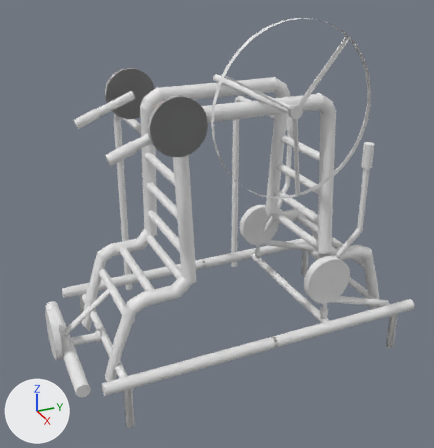
A saved change to the Blender file Assets/Props/multi-estação.blend.
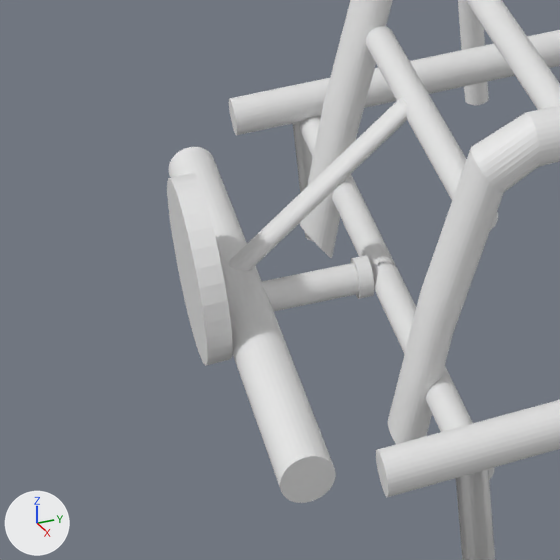
Each version appears first whole from a 50 mm camera at (8.52, -1.57, 7.56) aimed at (1.64, 1.53, 4.11), and next in a close-up on the part from 0% to 35% of the width and 58% to 92% of the height. The lights are fixed; the arrows at lower left show +X, +Y and +Z. The older version's two pictures come first. Objects named as collision shapes, trigger or cutter boxes, shadow casters or lower levels of detail are left out.

The first close-up shows 'Multi-Estação_LOD0'.
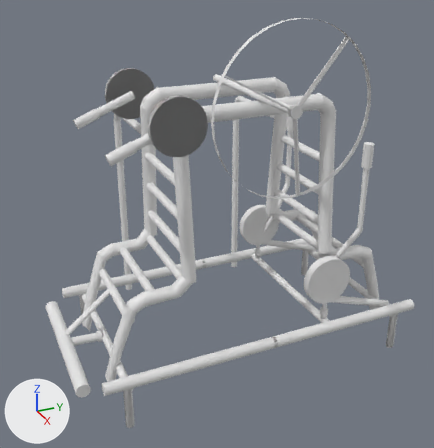
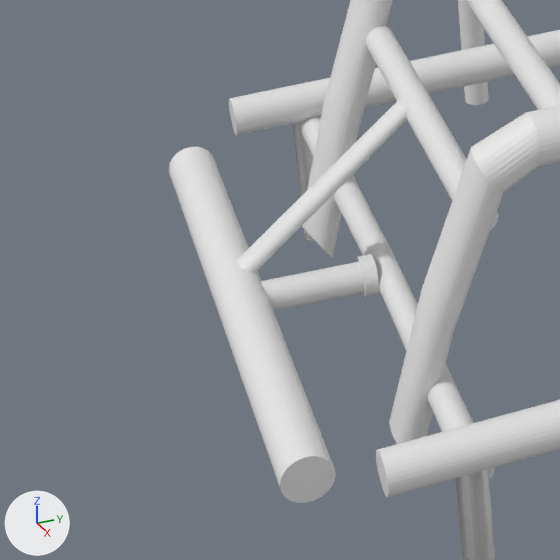
Boxes [x1, y1, x2, y2] around the edits, measured in the close-ups (560 x 560 px; the box of a moved part takes in the faces that stretch with it):
'Multi-Estação_LOD0', reshaped: before [167, 0, 560, 560]; after [169, 0, 560, 560]
part 1 of me_cylinder_001, deleted: before [167, 173, 233, 366]
part 2 of me_cylinder_001, moved or reshaped: before [169, 99, 473, 487]; after [169, 99, 474, 487]

The change, as a list of edits to the scene's bpy script:
```text
Change me_cylinder_001:
    used by ob_multi_estação_lod0; location = (1.699, 1.778, 2.442); scale = (0.338, 0.338, 0.338)
    remove me_cylinder_001.from_pydata(...)  # 6674 vertices, 4690 faces; spans x -6.4..4.3, y -9.0..6.7, z -0.8..13.3
    add me_cylinder_001.from_pydata(...)  # 6610 vertices, 4656 faces; spans x -6.4..4.3, y -9.0..6.7, z -0.8..13.3
    me_cylinder_001 part 1: the loose piece of 64 vertices spanning x -0.9..1.1, y -7.8..-7.6, z 0.7..2.7 is deleted
    me_cylinder_001 part 2
    50 vertices are removed from x -2.8..1.8, y -7.6..-5.7, z 0.3..1.3
    140 faces are deleted
    44 vertices in x -0.3..0.2, y -7.6..-6.4, z 1.0..1.3 move by (0.0, 0.1, 0.0)
    76 vertices move from x -0.4..0.2, y -7.6..-5.6, z 0.9..1.3 to x -0.4..0.2, y -7.4..-5.6, z 0.9..1.3
    50 vertices are added at x -2.8..1.8, y -7.5..-5.6, z 0.3..1.3
    140 new faces join them
```
